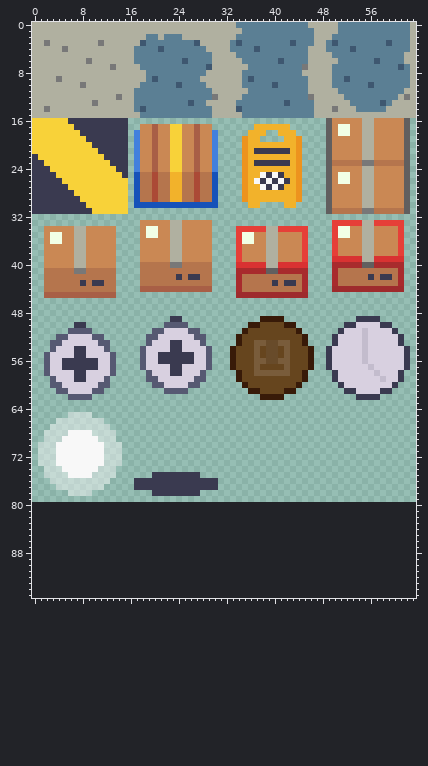
A sprite sheet gets an edit: game/assets/sprites/tileset.png. The picture above is the old version.
The file is 192x240 pixels, drawn in blocks of 3x3; one block is one cell here. Colours within 5 levels of each other are drawn and written as one. The old version is drawn lined up with the new one, on the new canvas.
Once edited:
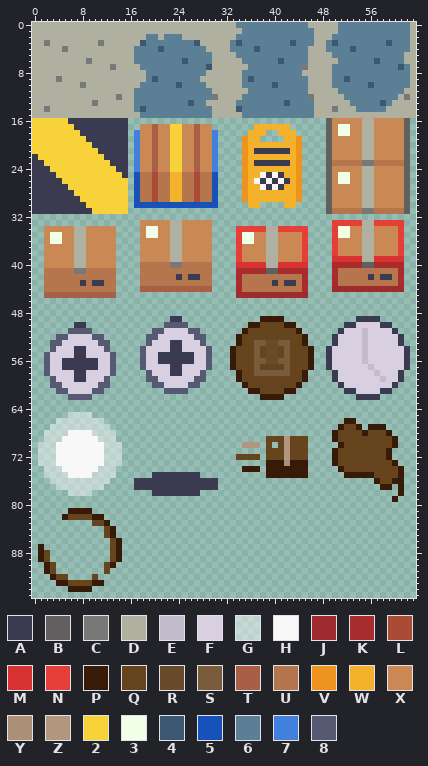
Palette (. is transparent): A #3a3a50  B #615f5f  C #787878  D #b0b0a0  E #c3bccd  F #d8d0e0  G #f8f8f879  H #f8f8f8  J #9e2b2d  K #a82b2d  L #ab4a36  M #d93232  N #e63f38  P #381a08  Q #66451e  R #684b2a  S #795c3b  T #a85f46  U #b5754d  V #ed931e  W #f2b22b  X #ca8854  Y #ab9078  Z #b2977e  2 #f8d239  3 #f1ffe6  4 #3e5770  5 #1652b9  6 #5b7f94  7 #4280dd  8 #565972
Change:
canvas 64x80 -> 64x96
Colour P is added in row 66 at x 52 to 53; in row 67 at x 51, 54 and 56 to 58; in row 68 at x 50, 55 and 59; in row 69 at x 50 and 60; in row 70 at x 51 and 60; in rows 71 to 72 at x 50 and 59.
Colour P is added in row 73 at x 39 to 41, 43 to 45, 50 and 60; in row 74 at x 35 to 37, 39 to 45, 51 and 61; in row 75 at x 39 to 45, 52 to 56 and 61; in row 76 at x 57 and 60 to 61; in row 77 at x 58 to 59 and 61; in row 78 at x 61.
Colour P is added in row 79 at x 60; in row 81 at x 6 to 9; in row 82 at x 5 and 10 to 11; in row 83 at x 12; in rows 84 to 85 at x 13; in row 86 at x 14.
Colour P is added in rows 87 to 89 at x 1 and 14; in row 90 at x 2 and 13; in row 91 at x 2; in row 92 at x 3; in row 93 at x 4 to 5 and 10 to 11; in row 94 at x 6 to 9.
Colour Q is added in row 67 at x 52 to 53; in row 68 at x 51 to 54 and 56 to 58; in row 69 at x 39 to 41, 43 to 45 and 51 to 59; in row 70 at x 39, 41, 43 to 45 and 52 to 59; in row 71 at x 39 to 41, 43 to 45 and 51 to 58; in row 72 at x 34 to 37, 39 to 41, 43 to 45 and 51 to 58.
Colour Q is added in row 73 at x 51 to 59; in row 74 at x 52 to 60; in row 75 at x 57 to 60; in row 76 at x 58 to 59; in row 82 at x 6 to 9; in row 83 at x 10 to 11.
Colour Q is added in rows 84 to 85 at x 12; in rows 86 to 87 at x 13; in rows 88 to 89 at x 2 and 13; in rows 90 to 91 at x 3 and 12; in row 92 at x 4 to 5 and 10; in row 93 at x 6 to 9.
Colour Y is added in row 73 at x 42.
Colour Z is added in row 69 at x 42; in row 70 at x 35 to 37 and 42; in rows 71 to 72 at x 42.
